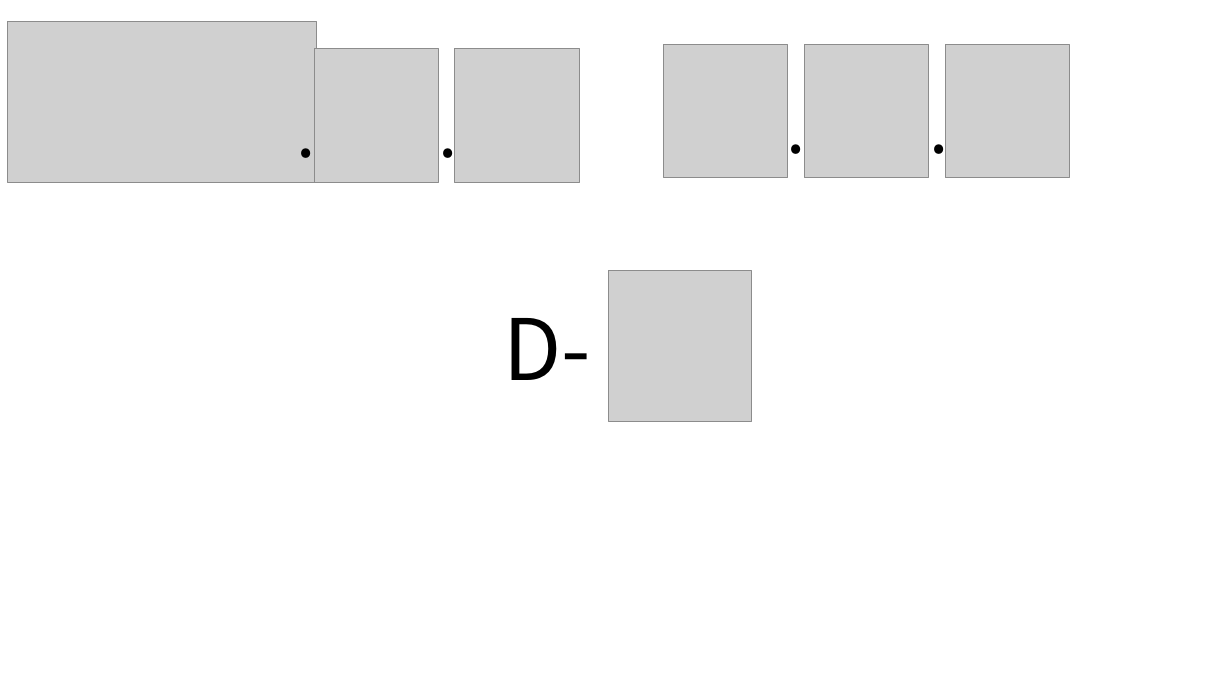
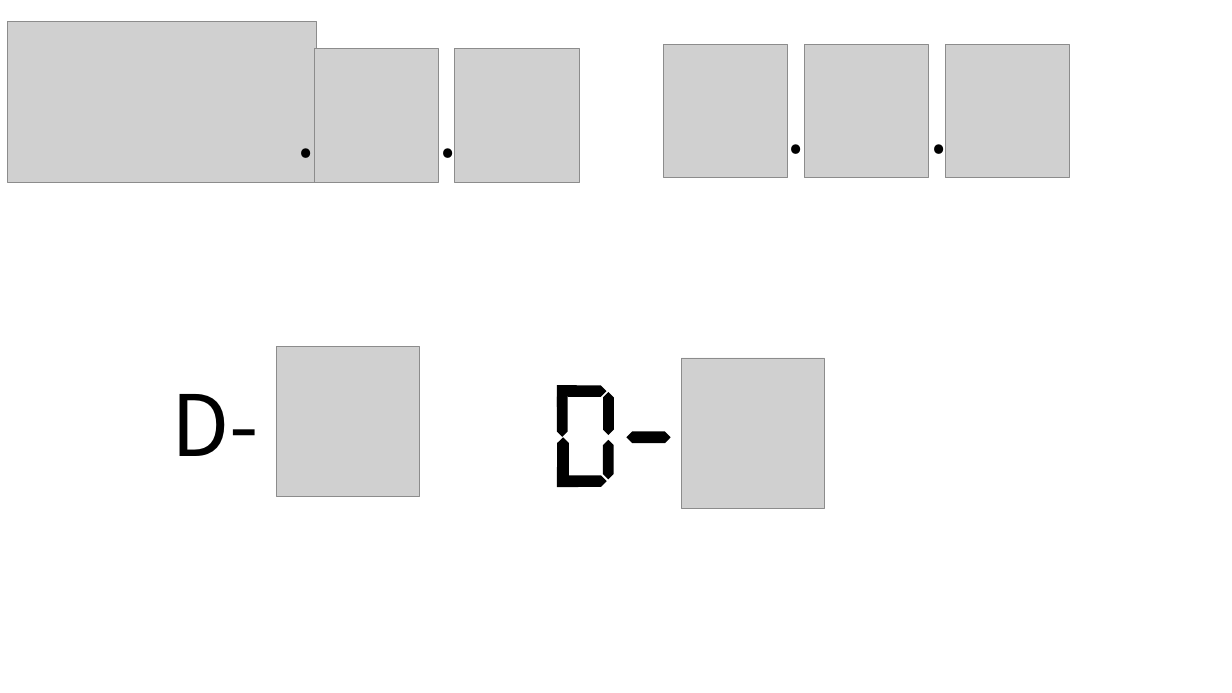
Before and after one commit to 0n1yFORMe/Make_my_own_Diary, a slide deck: slide 1 of 디지털 숫자 도안.pptx. Drawn at 1232x693 pixels with LibreOffice and Linux fonts; fonts in the diff are those of the drawing; grey boxes stand for pictures. Boxes give left, top, right and bottom in pixels: in the first picture for what was removed or moved away, otherwise in the second. Text is boxed around its words. In the diff, an @@ line names an element or a change of style, - is before the commit and + after.

```diff
--- a/디지털 숫자 도안.pptx
+++ b/디지털 숫자 도안.pptx
@@ picture: place and size @@
-picture at (609, 271, 752, 421)
+picture at (276, 347, 420, 497)
@@ picture added at (682, 358, 825, 508) @@
@@ text "D-": place and size @@
-text "D-" at (504, 318, 592, 380)
+text "D-" at (171, 394, 259, 456)
@@ right triangle added at (557, 386, 577, 407), fill #000000 @@
@@ hexagon added at (563, 385, 607, 397), fill #000000 @@
@@ hexagon added at (557, 391, 568, 437), fill #000000 @@
@@ hexagon added at (603, 392, 614, 436), fill #000000 @@
@@ hexagon added at (557, 438, 569, 482), fill #000000 @@
@@ hexagon added at (603, 440, 614, 480), fill #000000 @@
@@ hexagon added at (627, 432, 671, 444), fill #000000 @@
@@ right triangle added at (557, 468, 579, 488), fill #000000 @@
@@ hexagon added at (563, 475, 607, 487), fill #000000 @@
```
Also in this commit, not shown: 8 other files.
